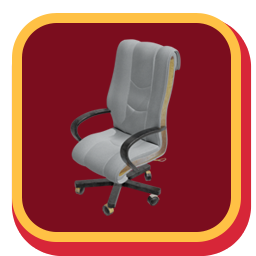
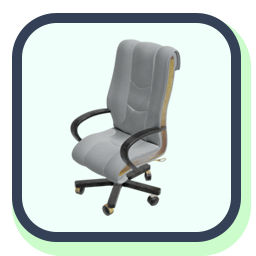
Layers edited between the first and the second w=256, h=256 image:
painted on "Rounded Rectangle 2" over 12, 13, 241, 242
